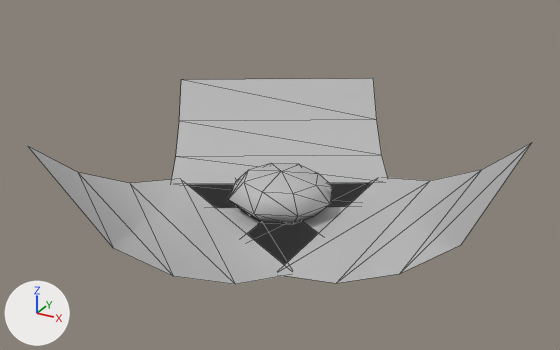
One commit to the FBX model Honk/Assets/---Art---/Mesh/Vegetation/Bushs/sm_flower.fbx: the scene before it, then after it.
Before and after are seen from a 50 mm lens placed at (23.8, -43.5, 36.8), pointed at (0.0, -0.2, 15.2). Lighting does not change. The marker at lower left points along +X, +Y and +Z. Mesh edges are drawn as thin lines. Where no turn or scale is listed for an object, it has been applied to the vertices.
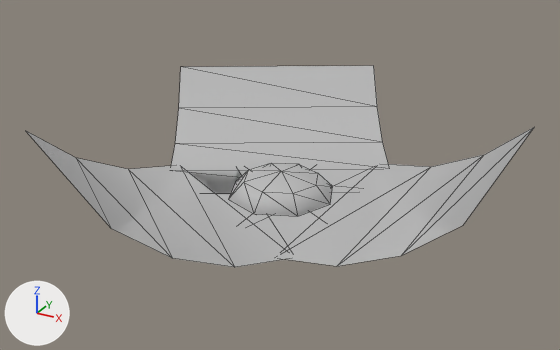
The newer file is also turned or shifted as a whole; pictures and numbers use the older file's frame.

Boxes [x1, y1, x2, y2] around the edits, measured in the pictures (560 x 350 px; the box of a moved part takes in the faces that stretch with it):
'Plane003', mesh moved, reshaped
    before: [172, 78, 388, 208]
    after: [171, 66, 388, 194]
'Plane002', mesh moved, reshaped
    before: [29, 147, 318, 284]
    after: [26, 131, 318, 267]
'Plane001', moved
    before: [247, 143, 532, 283]
    after: [284, 127, 534, 266]
part 1 of me_mesh_001, moved or reshaped
    before: [29, 147, 318, 284]
    after: [171, 66, 388, 194]
part 2 of me_mesh_002, moved or reshaped
    before: [172, 78, 388, 208]
    after: [26, 131, 318, 267]

The edits, one by one:
me_mesh_002 has 10 vertices, 8 faces and spans x -0.1..15.0, y -8.2..8.2, z 0.0..4.9.
me_mesh_002 is used by ob_plane003; location (0.0, 0.0, 12.61); rotation (0.0, 0.0, 2.094), in degrees (0, 0, 120).
me_mesh_002 part 2: the whole mesh is moved by (0.0, 0.0, 1.1).
me_mesh_001 has 10 vertices, 8 faces and spans x -0.1..15.0, y -8.2..8.2, z 0.0..4.9.
me_mesh_001 is used by ob_plane002; location (0.0, 0.0, 12.61); rotation (0.0, 0.0, -2.094), in degrees (0, 0, -120).
me_mesh_001 part 1: the whole mesh is moved by (0.0, 0.0, 1.1).
Object 'Plane003' (ob_plane003) now shows me_mesh_001 instead of me_mesh_002.
Object 'Plane002' (ob_plane002) now shows me_mesh_002 instead of me_mesh_001.
Object 'Plane001' (ob_plane001) moves from (0.0, 0.0, 12.61) to (0.0, 0.0, 13.74).
